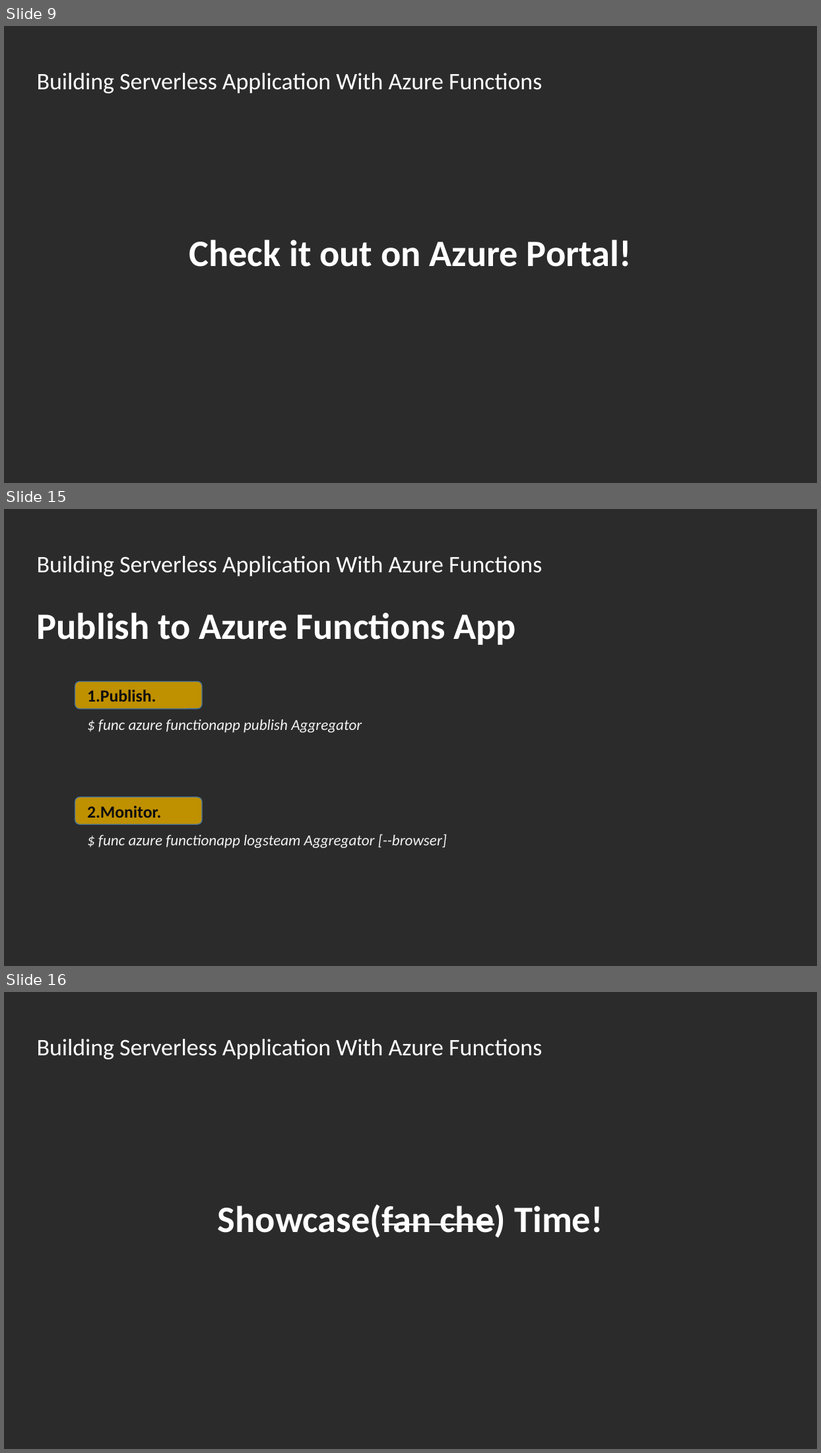
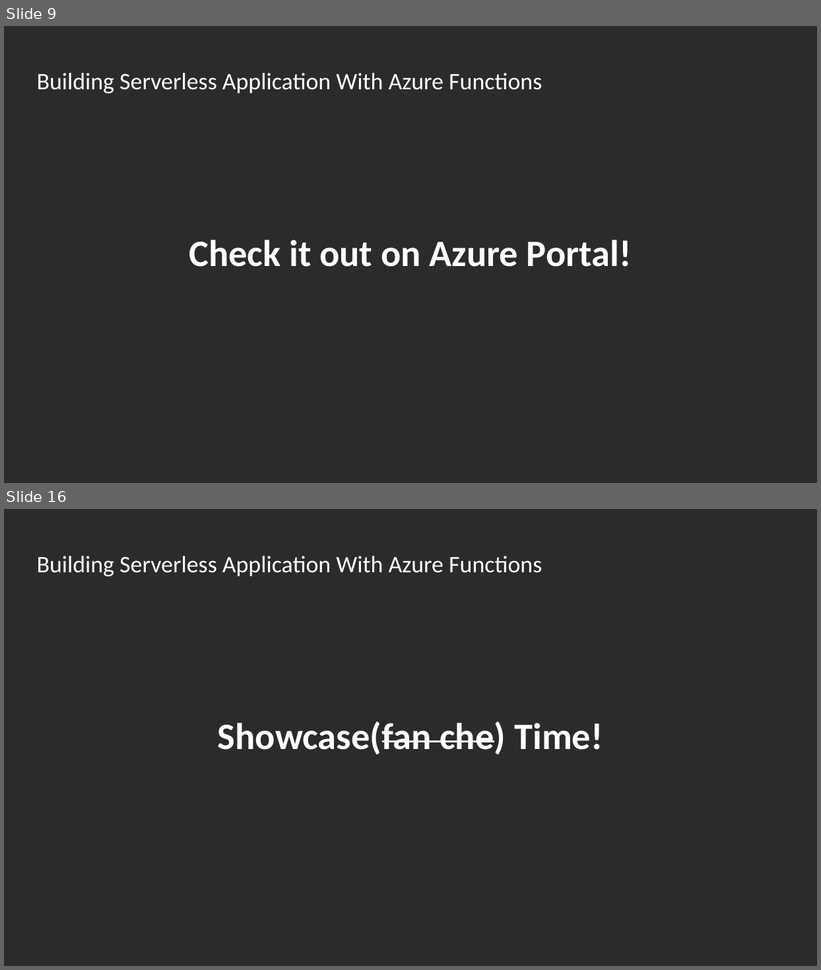
Before and after one commit to Asinta/ServerlessApp_NetconfChina2020, a slide deck: Building Serverless Application With Azure Functions - Li Yu - NetConfChina2020.pptx. Shown one above the other, each under a label of ours: slides 9, 15 and 16 before the commit, slides 9 and 16 after it; the slides between them are not shown. The pictures are 821x1453 and 821x970 pixels, drawn with LibreOffice and Linux fonts; fonts in the diff are those of the drawing; background and template pictures are left out; a plain dark background stands for a picture behind light text. Boxes give left, top, right and bottom in pixels: in the first picture for what was removed or moved away, otherwise in the second. Text is boxed around its words. In the diff, an @@ line names an element or a change of style, - is before the commit and + after.

```diff
--- a/Building Serverless Application With Azure Functions - Li Yu - NetConfChina2020.pptx
+++ b/Building Serverless Application With Azure Functions - Li Yu - NetConfChina2020.pptx
@@ slide 15 removed at (4,509,817,966), background picture (left out) @@
@@ text removed at (37,556,542,576) @@
-Building Serverless Application With Azure Functions
@@ title removed at (37,613,517,645) @@
-Publish to Azure Functions App
@@ rounded rectangle removed at (75,682,201,709) @@
@@ text removed at (87,690,156,702) @@
-1.Publish.
@@ text removed at (98,720,362,733) @@
-$ func azure functionapp publish Aggregator
@@ rounded rectangle removed at (75,797,201,825) @@
@@ text removed at (87,806,161,818) @@
-2.Monitor.
@@ text removed at (98,834,447,848) @@
-$ func azure functionapp logsteam Aggregator [--browser]
```
Also in this commit, not shown: 4 slides changed, 10 slides added, 6 other slides removed.
